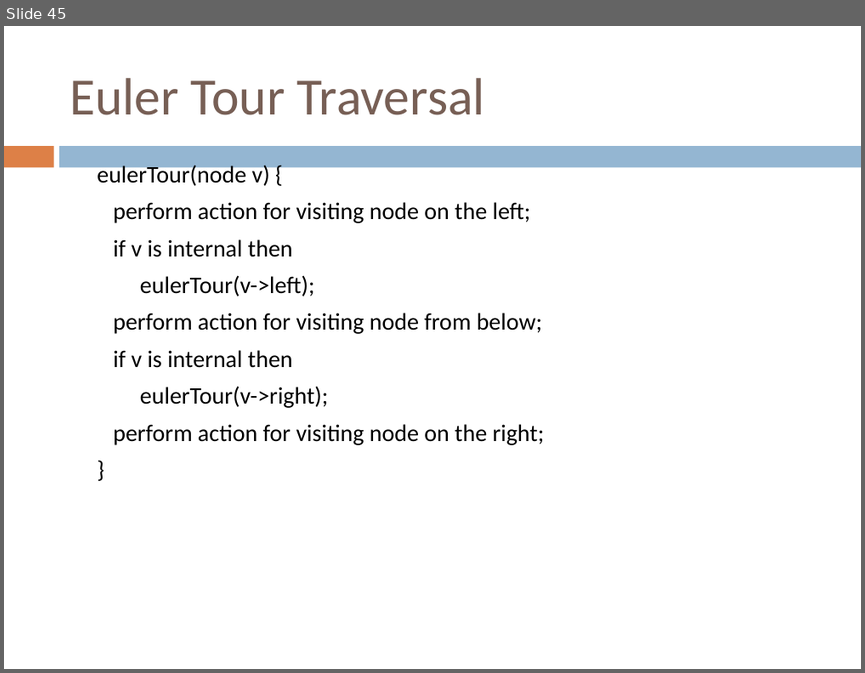
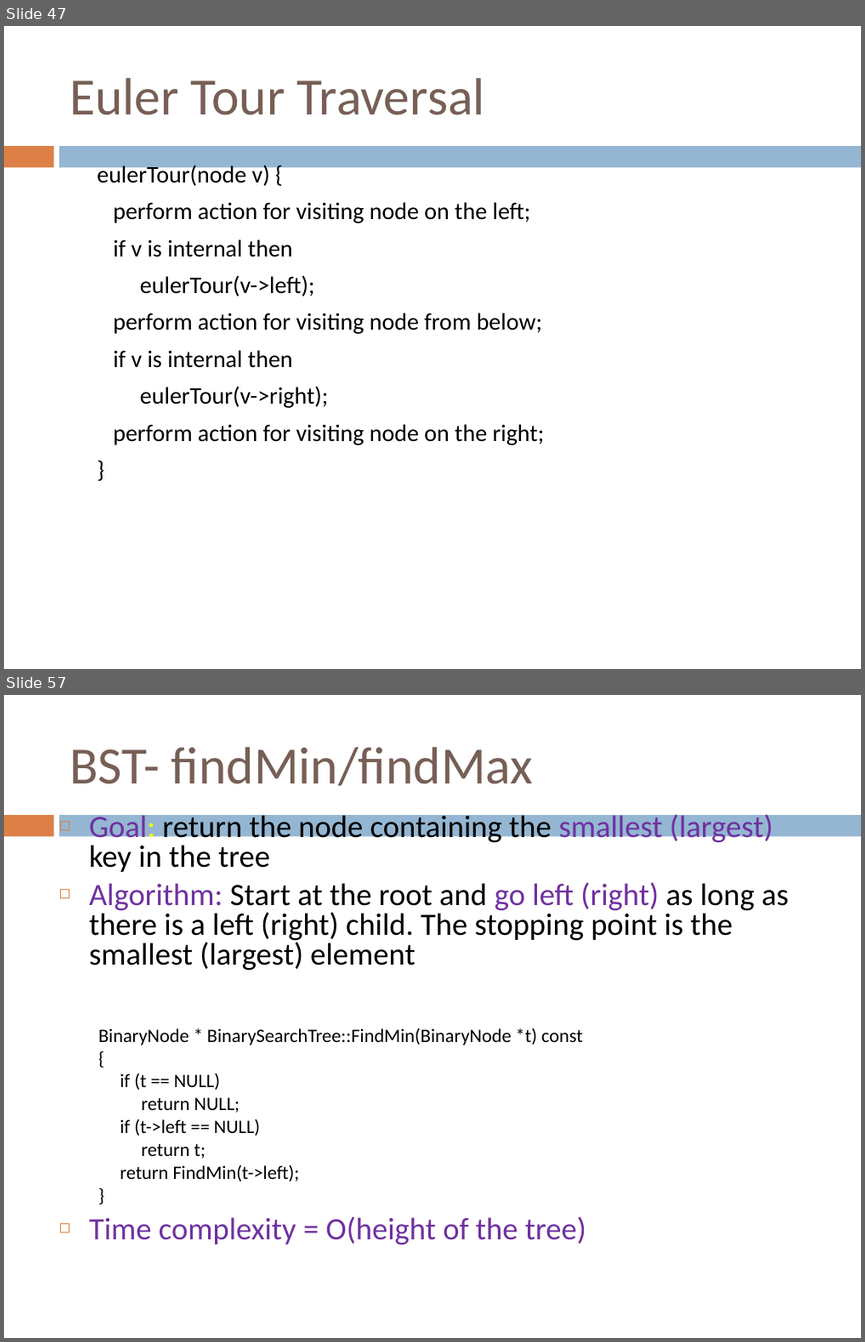
Before and after one commit to sundyCoder/CSK, a slide deck: 3@CSDS/PPT/4@tree.pptx. Shown one above the other, each under a label of ours: slide 45 before the commit, slides 47 and 57 after it; the slides between them are not shown. The pictures are 865x673 and 865x1342 pixels, drawn with LibreOffice and Linux fonts; fonts in the diff are those of the drawing. Boxes give left, top, right and bottom in pixels: in the first picture for what was removed or moved away, otherwise in the second. Text is boxed around its words. In the diff, an @@ line names an element or a change of style, - is before the commit and + after.

```diff
--- a/3@CSDS/PPT/4@tree.pptx
+++ b/3@CSDS/PPT/4@tree.pptx
@@ slide 57 added at <box>4,695,861,1338</box>, background #FFFFFF; not listed: 2 template elements that a slide beside it also shows @@
@@ title added at <box>69,747,534,786</box>, 44 pt, text #775F55 @@
+BST- findMin/findMax
@@ text added at <box>89,811,789,1245</box>, 26.1 pt, text #000000 @@
+◻ Goal: return the node containing the smallest (largest) key in the tree
+◻ Algorithm: Start at the root and go left (right) as long as there is a left (right) child. The stopping point is the smallest (largest) element
+◻ Time complexity = O(height of the tree)
@@ text added at <box>98,1028,583,1181</box>, 16 pt, text #000000 @@
+BinaryNode * BinarySearchTree::FindMin(BinaryNode *t) const
+{
+if (t == NULL)
+return NULL;
+if (t->left == NULL)
+return t;
+return FindMin(t->left);
+}
@@ what was slide 45 is now slide 47 @@
```
Also in this commit, not shown: 7 slides changed, 26 other slides added, 9 other files.
